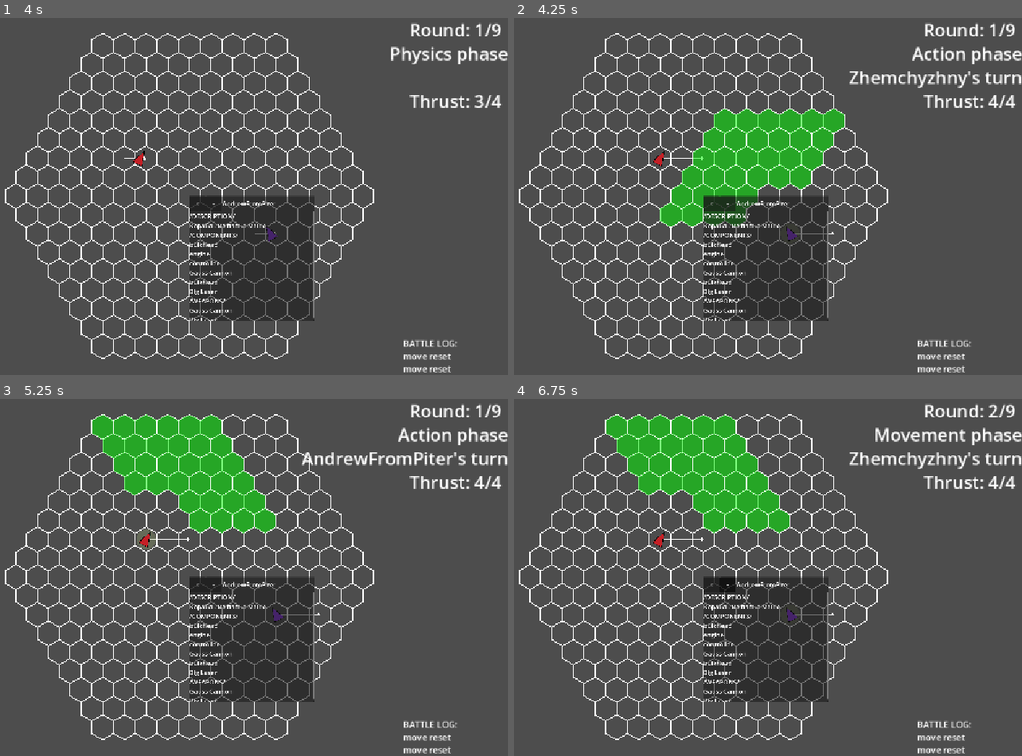
Above: before the commit, frames 1-4 (two rows, left to right).
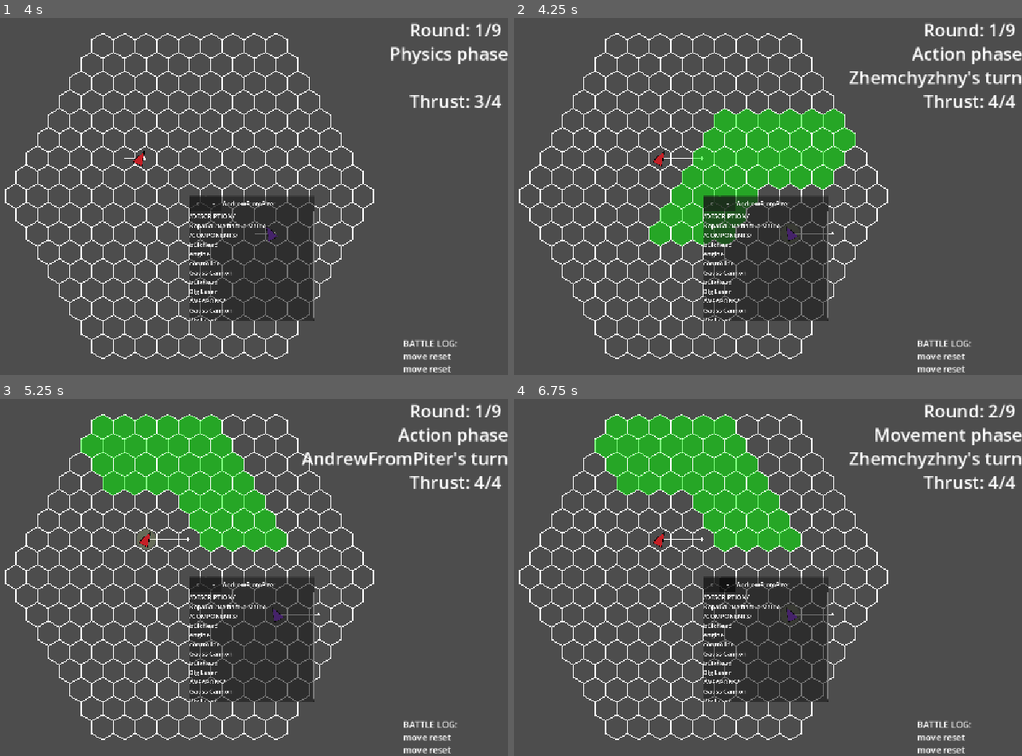
Above: after the commit, the same moments.

Repository: Idandot/Space-Arena
Game: Godot game, scene res://Base Class/Arena.tscn
Two runs of this game, one before a commit and one after it. Both use one fixed random seed, a clock stepped at 60 frames per second and the inputs below.
Inputs (mouse positions are in pixels of both pictures, inside the frame that each line leads up to):
- Up to frame 1 (4 s): tap Enter (end_turn) at 0.5, 3.6 s; drag from (254, 232) to (15, 196) at 0.52 s; click "--" at 1.25 s; click "X" at 2 s; tap Backspace (reset_move) at 2.75, 3.5 s; drag from (121, 157) to (15, 196) at 2.77 s; move the mouse to (254, 117) at 3.52 s; hold Right (turn_right) from 3.53 s (still down)
- Up to frame 2 (4.25 s): keep holding Right (turn_right)
- Up to frame 3 (5.25 s): release Right (turn_right) at 4.25 s; drag from (157, 648) to (25, 595) at 4.27 s; tap Backspace (reset_move) at 5 s; move the mouse to (381, 631) at 5.02 s; hold Left (turn_left) from 5.03 s (still down); tap Enter (end_turn) at 5.1 s
- Up to frame 4 (6.75 s): release Left (turn_left) at 5.75 s; tap Backspace (reset_move) at 5.75, 6.5 s; drag from (outside the picture) to (574, 652) at 5.77 s; move the mouse to (737, 577) at 6.52 s; hold Down (brake) from 6.53 s (still down); tap Enter (end_turn) at 6.6 s; click (737, 577) at 6.67 s

Frame 1 is identical in both runs. In frame 2, 1.4% of the frame differs, in the area x 26-68%, y 30-64%; in frame 3, 1.5%, in the area x 15-57%, y 9-43%; in frame 4, 1.5%.

Commit message:
0.1.6.18 it is truly working!

Diff:
--- a/Modules/Weapon.gd
+++ b/Modules/Weapon.gd
@@ -57,7 +57,6 @@
 	if !hex_rigidbody:
 		return []
 	var origin = hex_rigidbody.axial_position
-	print(parent.display_name, weapon_stats["name"], origin)
 	var weapon_facing: HexOrientation = HexOrientation.new()
 	weapon_facing.set_direction(weapon_stats["facing_offset"]+hex_rigidbody.facing.get_current_index())
 	return AxialUtilities.hexes_in_sector(origin, weapon_facing.get_current_vector(),
--- a/Static Class/AxialUtilities.gd
+++ b/Static Class/AxialUtilities.gd
@@ -82,8 +82,13 @@
 	var v1w: Vector2 = axial_to_world(v1a)
 	var v2w: Vector2 = axial_to_world(v2a)
 	var angle_rad = v2w.angle() - v1w.angle()
-
-	return rad_to_deg(angle_rad)
+	var angle_deg = rad_to_deg(angle_rad)
+	if angle_deg > 180:
+		angle_deg -= 360
+	elif angle_deg <-180:
+		angle_deg += 360
+
+	return angle_deg
 
 static func hexes_in_radius(center: Vector2i, radius: int, inner_radius: int = 0) -> Array[Vector2i]:
 	var result: Array[Vector2i] = []
@@ -212,7 +217,7 @@
 	var _hexes_in_radius = hexes_in_radius(origin, max_range, min_range)
 	for hex_pos in _hexes_in_radius:
 		var angle_degrees = abs(angle_between(hex_pos - origin, facing))
-		if angle_degrees <= _half_arc:
+		if angle_degrees <= _half_arc or is_equal_approx(angle_degrees, _half_arc):
 			_hexes_in_sector.append(hex_pos)
 
 	return _hexes_in_sector
